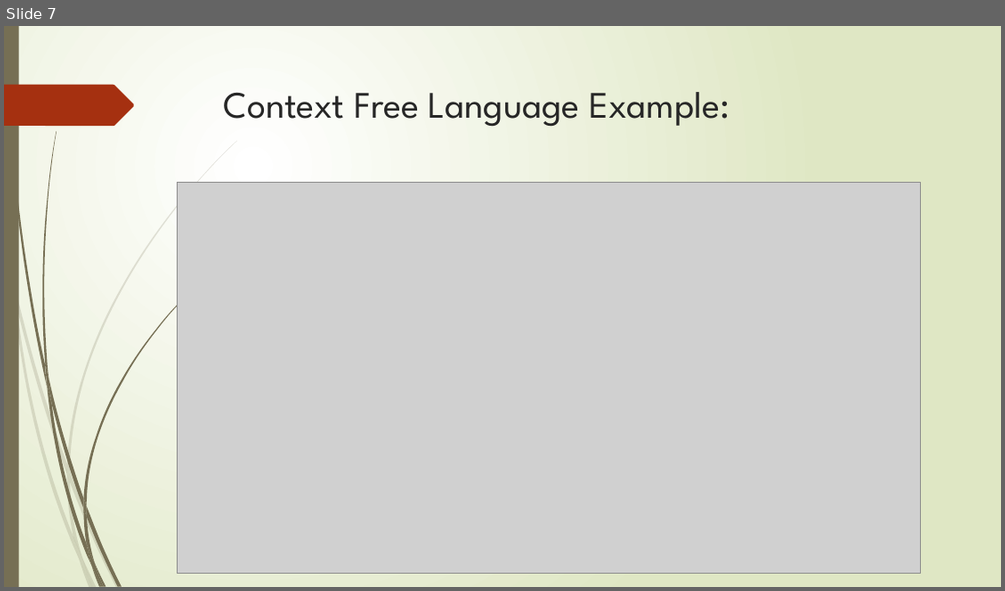
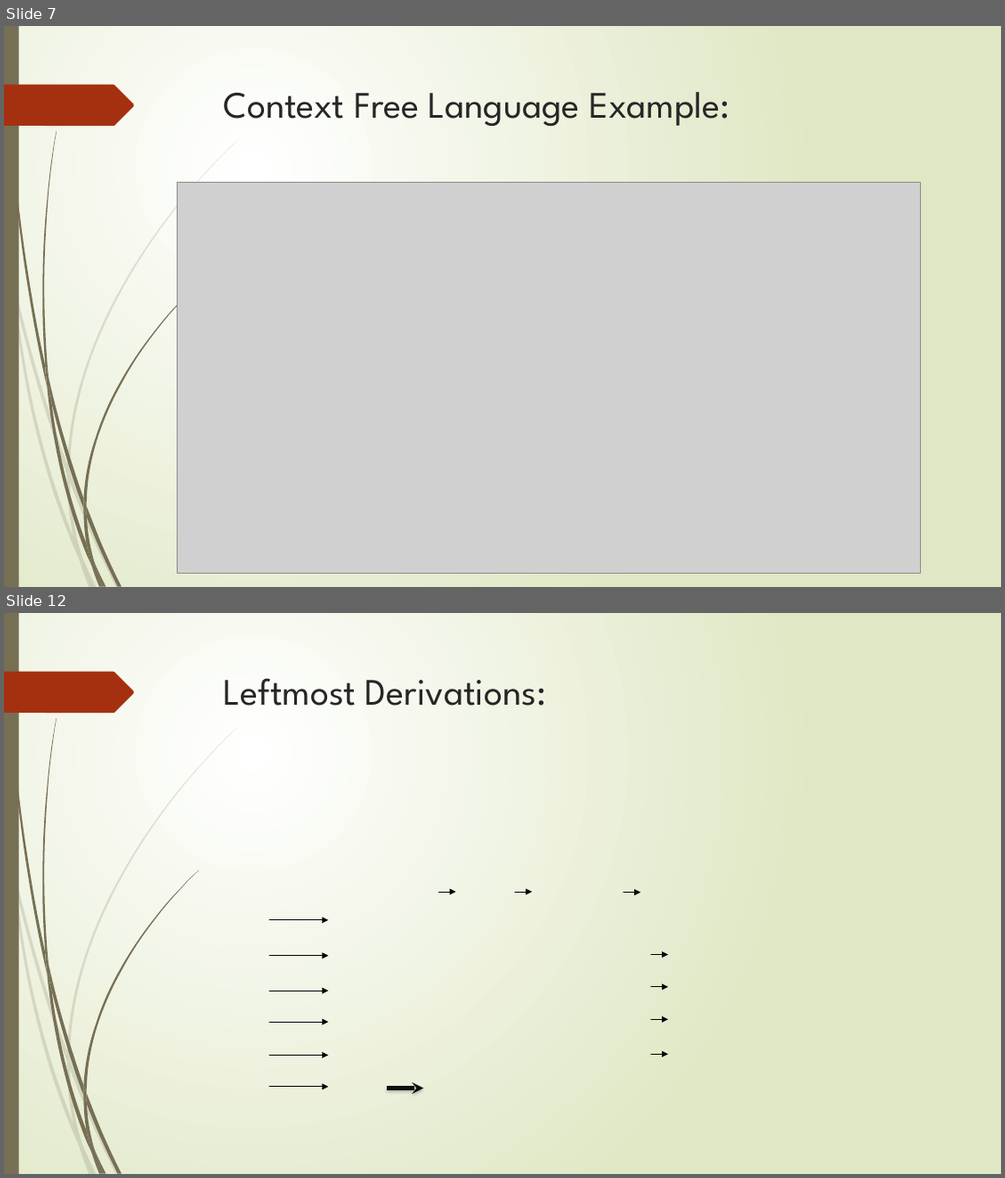
Before and after one commit to Federal-Urdu-University/Theory-of-Automata, a slide deck: Chap-3.pptx. Shown one above the other, each under a label of ours: slide 7 before the commit, slides 7 and 12 after it; the slides between them are not shown. The pictures are 1005x591 and 1005x1178 pixels, drawn with LibreOffice and Linux fonts; fonts in the diff are those of the drawing; grey boxes stand for pictures. Boxes give left, top, right and bottom in pixels: in the first picture for what was removed or moved away, otherwise in the second. Text is boxed around its words. In the diff, an @@ line names an element or a change of style, - is before the commit and + after.

```diff
--- a/Chap-3.pptx
+++ b/Chap-3.pptx
@@ slide 12 added at (x1=4, y1=613, x2=1001, y2=1174), background gradient #FFFFFF to #DFE8C4; not listed: 24 template elements that a slide beside it also shows @@
@@ title added at (x1=224, y1=678, x2=546, y2=706), 36 pt, text #262626 @@
+Leftmost Derivations:
@@ arrow added from (438, 892) to (455, 892), #000000 0.75 pt @@
@@ arrow added from (515, 892) to (532, 892), #000000 0.75 pt @@
@@ arrow added from (623, 892) to (640, 892), #000000 0.75 pt @@
@@ arrow added from (269, 920) to (329, 920), #000000 0.75 pt @@
@@ arrow added from (269, 956) to (329, 956), #000000 0.75 pt @@
@@ arrow added from (651, 955) to (668, 955), #000000 0.75 pt @@
@@ arrow added from (269, 990) to (329, 990), #000000 0.75 pt @@
@@ arrow added from (651, 987) to (668, 987), #000000 0.75 pt @@
@@ arrow added from (269, 1022) to (329, 1022), #000000 0.75 pt @@
@@ arrow added from (651, 1019) to (668, 1019), #000000 0.75 pt @@
@@ arrow added from (269, 1055) to (329, 1055), #000000 0.75 pt @@
@@ arrow added from (651, 1054) to (668, 1054), #000000 0.75 pt @@
@@ arrow added from (269, 1086) to (329, 1086), #000000 0.75 pt @@
@@ arrow added from (389, 1088) to (423, 1088), #0D0D0D 3.75 pt @@
```
Also in this commit, not shown: 3 slides changed, 8 other slides added.
